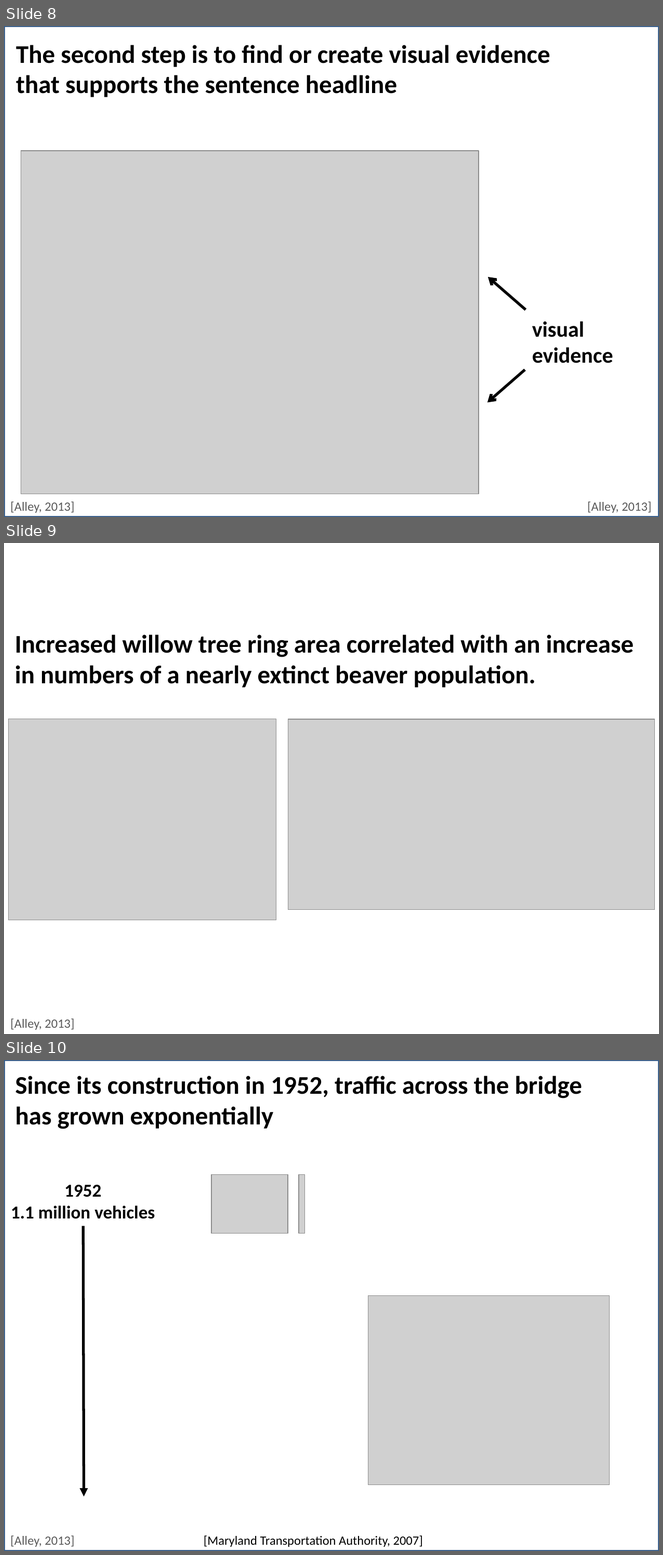
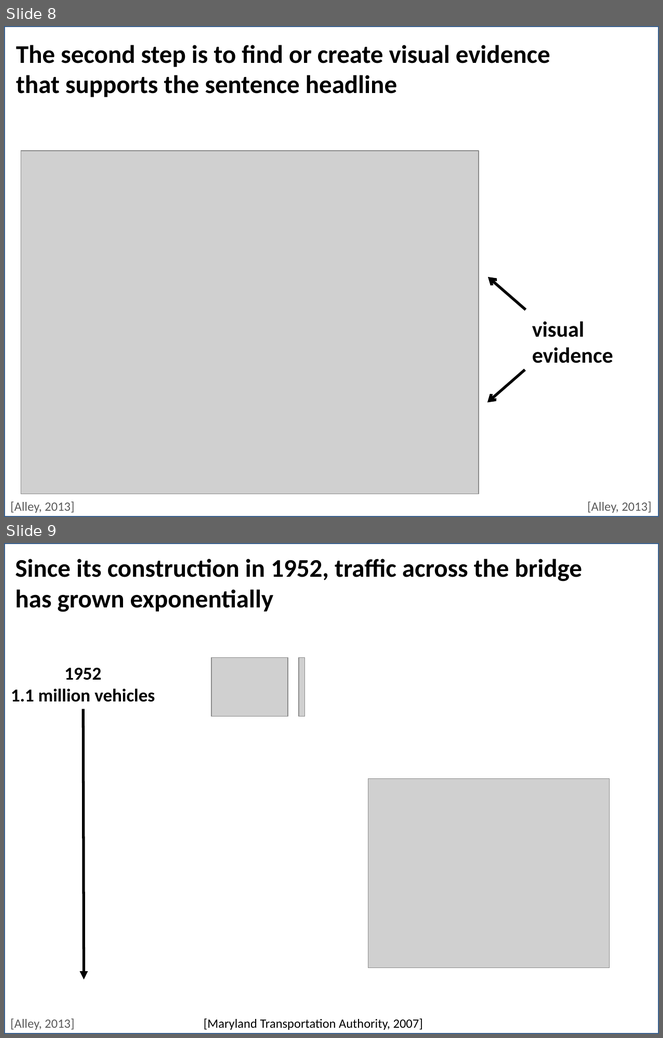
Before and after one commit to wonsunahn/Capstone_Spring2021, a slide deck: lectures/lecture-on-assertion-evidence-format.pptx. Shown one above the other, each under a label of ours: slides 8, 9 and 10 before the commit, slides 8 and 9 after it. The pictures are 663x1555 and 663x1038 pixels, drawn with LibreOffice and Linux fonts; fonts in the diff are those of the drawing; grey boxes stand for pictures. Boxes give left, top, right and bottom in pixels: in the first picture for what was removed or moved away, otherwise in the second. Text is boxed around its words. In the diff, an @@ line names an element or a change of style, - is before the commit and + after.

```diff
--- a/lectures/lecture-on-assertion-evidence-format.pptx
+++ b/lectures/lecture-on-assertion-evidence-format.pptx
@@ slide 9 removed at bbox=[4, 543, 659, 1034], background #FFFFFF; not listed: 1 template element that a slide beside it also shows @@
@@ title removed at bbox=[15, 635, 634, 688] @@
-Increased willow tree ring area correlated with an increase in numbers of a nearly extinct beaver population.
@@ picture removed at bbox=[9, 719, 276, 921] @@
@@ picture removed at bbox=[288, 719, 655, 910] @@
@@ what was slide 10 is now slide 9 @@
```
Also in this commit, not shown: 3 other files.
